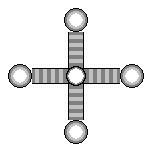
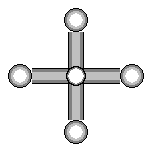
Layer changes from the first 160 × 144 image to the second:
removed layer "BallDispenser" over bbox(66, 66, 86, 86)
removed layer "slideDown" over bbox(69, 85, 83, 120)
removed layer "slideRight" over bbox(85, 69, 120, 83)
removed layer "slideUp" over bbox(69, 32, 83, 67)
removed layer "slideLeft" over bbox(32, 69, 67, 83)
painted on "Background" over bbox(32, 32, 120, 120)
